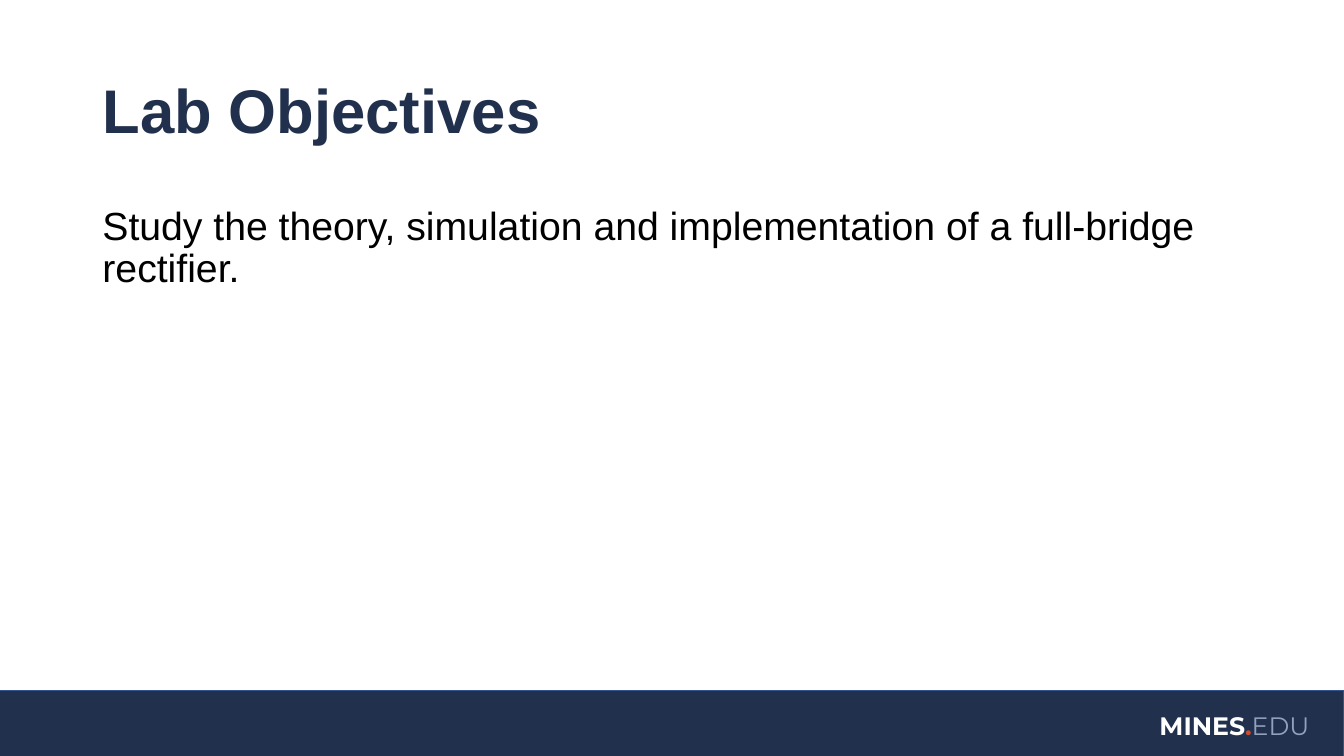
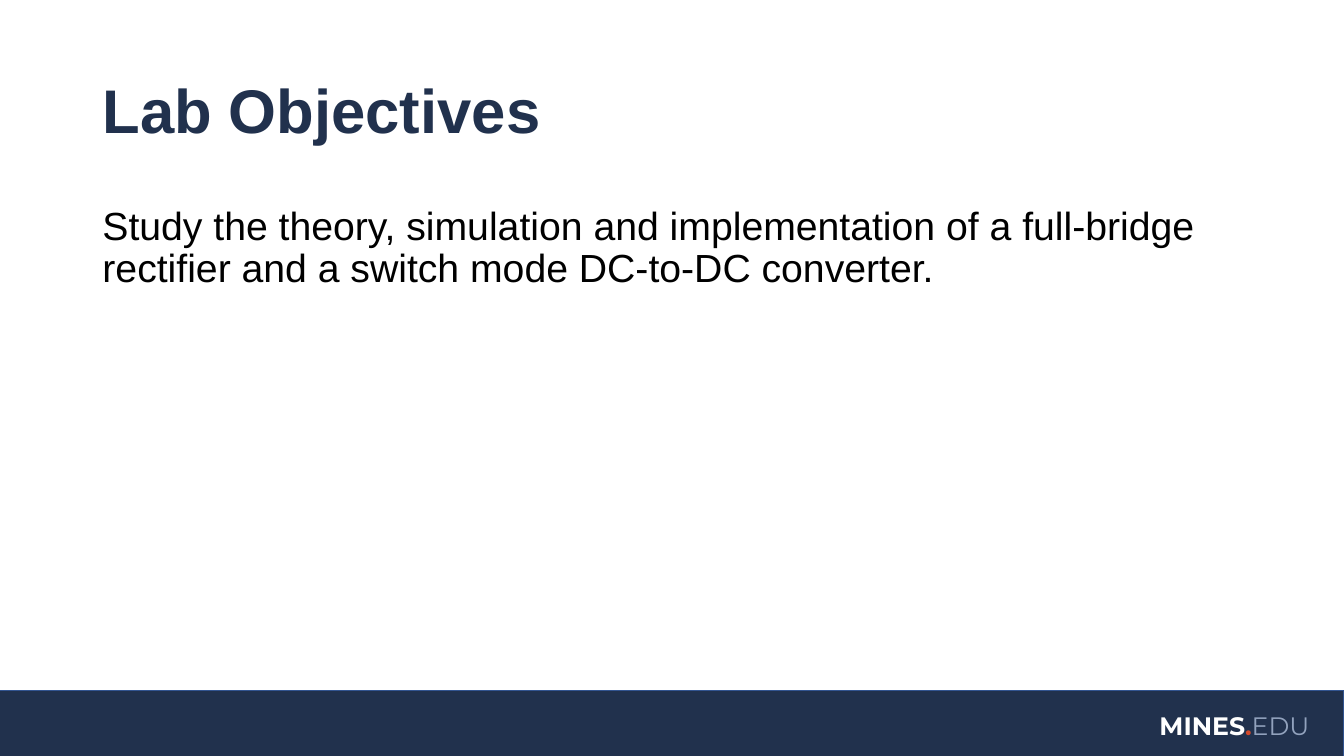
Before and after one commit to coulston/Active-Devices, a slide deck: slide 2 of Labs/lab41 rectifierWithBuck/rectifierWithBuck.pptx. Drawn at 1344x756 pixels with LibreOffice and Linux fonts; fonts in the diff are those of the drawing; background and template pictures are left out. Boxes give left, top, right and bottom in pixels: in the first picture for what was removed or moved away, otherwise in the second. Text is boxed around its words. In the diff, an @@ line names an element or a change of style, - is before the commit and + after.

Commit message:
Rectifier/Buck laboratory
Finished the first iteration of the rectifier buck converter laboratory

```diff
--- a/Labs/lab41 rectifierWithBuck/rectifierWithBuck.pptx
+++ b/Labs/lab41 rectifierWithBuck/rectifierWithBuck.pptx
@@ text at [102,211,1194,283]: text changed @@
-Study the theory, simulation and implementation of a full-bridge rectifier.
+Study the theory, simulation and implementation of a full-bridge rectifier and a switch mode DC-to-DC converter.
```
Also in this commit, not shown: 4 other slides changed, 6 slides added, 3 slides removed, 1 other file.
